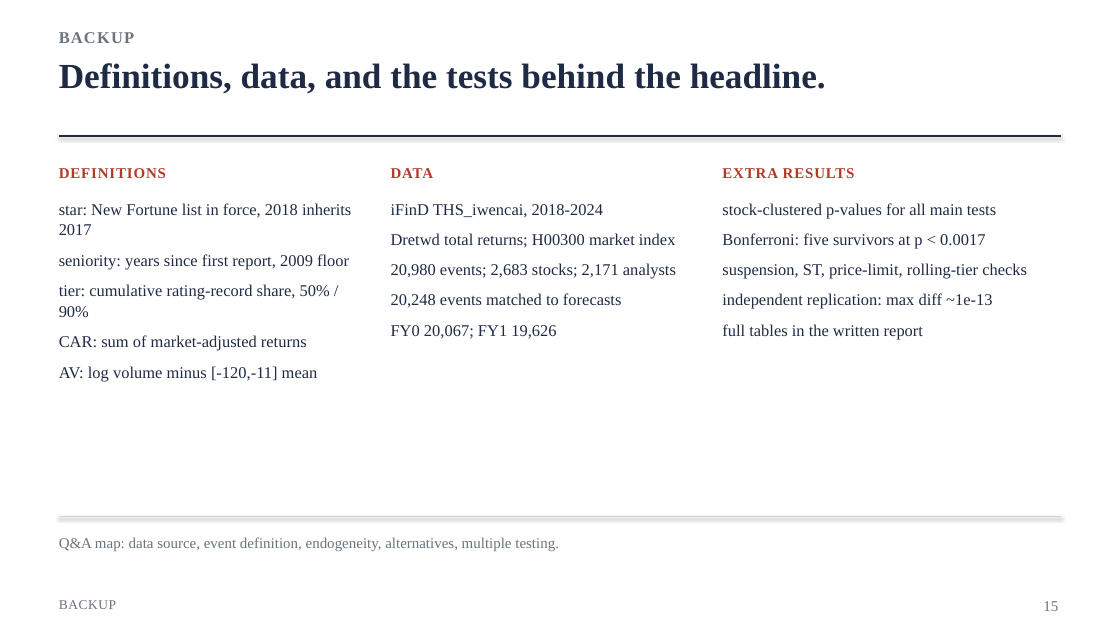
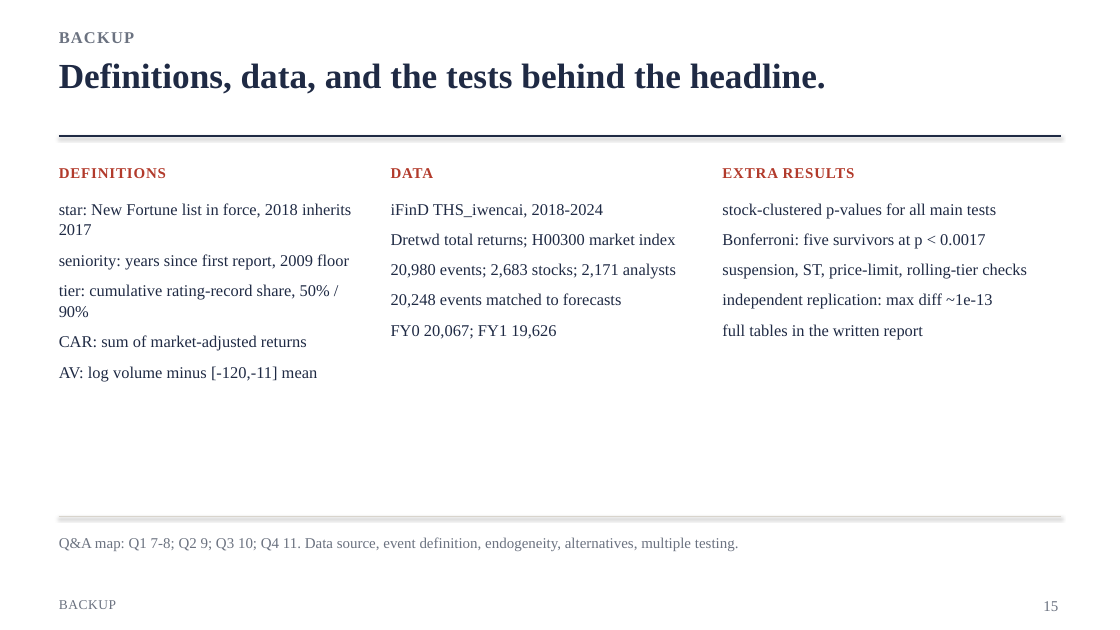
Before and after one commit to CangMingGuoKe/fin4080-star-analyst, a slide deck: slide 15 of 文档/Project10_Star_Analyst_Deck_20261027.pptx. Drawn at 1120x630 pixels with LibreOffice and Linux fonts; fonts in the diff are those of the drawing. Boxes give left, top, right and bottom in pixels: in the first picture for what was removed or moved away, otherwise in the second. Text is boxed around its words. In the diff, an @@ line names an element or a change of style, - is before the commit and + after.

```diff
--- a/文档/Project10_Star_Analyst_Deck_20261027.pptx
+++ b/文档/Project10_Star_Analyst_Deck_20261027.pptx
@@ text at (59, 537, 739, 551): text changed @@
-Q&A map: data source, event definition, endogeneity, alternatives, multiple testing.
+Q&A map: Q1 7-8; Q2 9; Q3 10; Q4 11. Data source, event definition, endogeneity, alternatives, multiple testing.
```
Also in this commit, not shown: 5 other slides changed, 5 other files.
